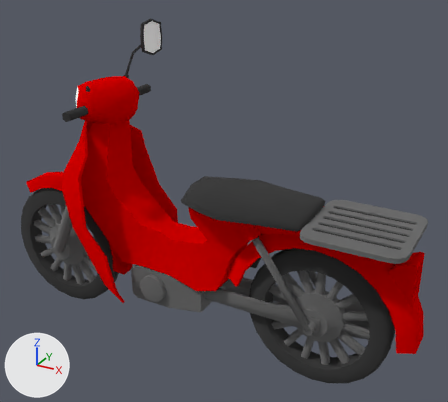
What one commit did to the Blender file Assets/_PROJECT/AssetSource/MotorcycleBase.blend.
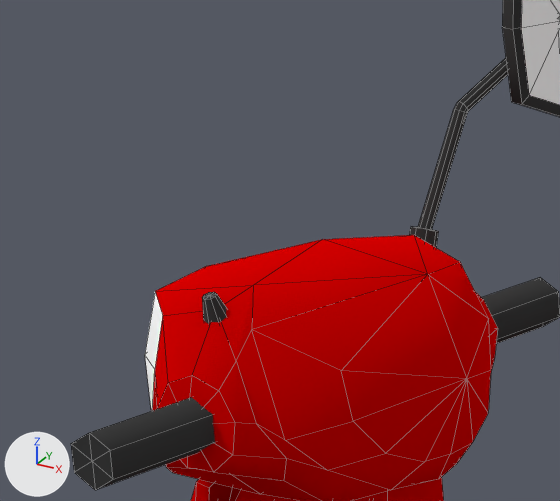
There are two pictures of each version: one whole from a camera (50 mm lens) standing at (0.613, -1.824, 1.551) and looking at (-0.431, 0.073, 0.603), one close up on the part from 11% to 34% of the width and 8% to 31% of the height. Lighting does not change. The marker at lower left points along +X, +Y and +Z. The older version's two pictures come first. The close-ups show mesh edges as thin lines.

Names of what the first close-up shows: 'Body', 'HandleBar'.
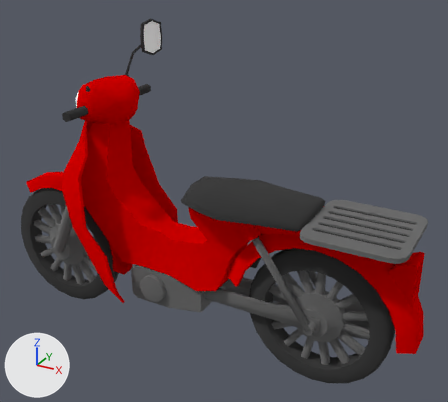
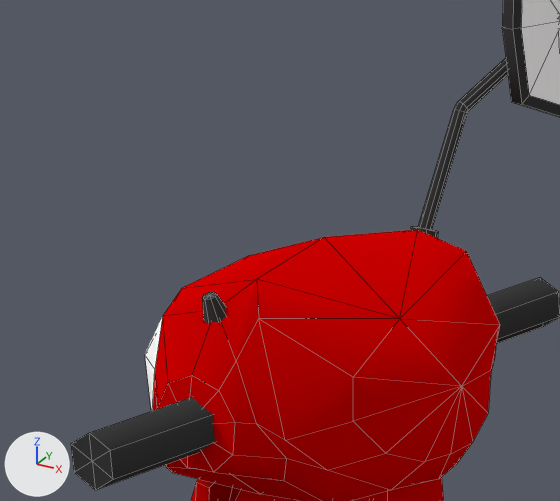
Where the change shows, as pixel boxes [x1, y1, x2, y2] in the close-ups (560 x 501 px; the box of a moved part takes in the faces that stretch with it):
part 1 of me_handle_bar, moved or reshaped
    before: [145, 235, 491, 462]
    after: [145, 230, 500, 462]

Patch to the scene script:
```diff
--- a/Assets/_PROJECT/AssetSource/MotorcycleBase.blend.py
+++ b/Assets/_PROJECT/AssetSource/MotorcycleBase.blend.py
@@ me_handle_bar @@
 # used by ob_handlebar; parent = ob_body; location = (0.412, 0.0, 0.875)
-me_handle_bar.from_pydata(...)  # 232 vertices, 266 faces, 12 loose edges; spans x -0.147..0.115, y -0.245..0.285, z -0.002..0.354
-me_handle_bar.vertices[7].co = (-0.089, 0.072, 0.136)
-me_handle_bar.vertices[8].co = (-0.105, 0.0, 0.137)  # pixel (206, 266)
-me_handle_bar.vertices[9].co = (0.088, 0.0, 0.153)  # pixel (427, 274)
-me_handle_bar.vertices[10].co = (0.0, 0.0, 0.167)  # pixel (322, 239)
-me_handle_bar.vertices[13].co = (0.115, 0.0, 0.085)  # pixel (466, 378)
-me_handle_bar.vertices[63].co = (0.01, 0.087, 0.155)  # pixel (414, 234)
-me_handle_bar.vertices[64].co = (0.075, 0.082, 0.104)  # pixel (488, 318)
-me_handle_bar.vertices[65].co = (0.029, 0.113, 0.133)  # pixel (460, 261)
-me_handle_bar.vertices[71].co = (-0.089, -0.072, 0.136)  # pixel (155, 291)
-me_handle_bar.vertices[122].co = (0.01, -0.087, 0.155)  # pixel (253, 285)
-me_handle_bar.vertices[123].co = (0.075, -0.082, 0.104)  # pixel (341, 370)
-me_handle_bar.vertices[124].co = (0.029, -0.113, 0.133)  # pixel (251, 329)
+me_handle_bar.from_pydata(...)  # 232 vertices, 266 faces, 12 loose edges; spans x -0.147..0.11, y -0.245..0.285, z -0.002..0.354
+# me_handle_bar part 1
+me_handle_bar.vertices[7].co = (-0.061, 0.076, 0.142)
+me_handle_bar.vertices[8].co = (-0.066, 0.0, 0.149)  # pixel (248, 255)
+me_handle_bar.vertices[9].co = (0.061, 0.0, 0.119)  # pixel (399, 318)
+me_handle_bar.vertices[10].co = (0.001, 0.0, 0.169)  # pixel (324, 237)
+me_handle_bar.vertices[13].co = (0.11, 0.0, 0.079)  # pixel (461, 386)
+me_handle_bar.vertices[63].co = (0.014, 0.087, 0.159)  # pixel (417, 229)
+me_handle_bar.vertices[64].co = (0.084, 0.082, 0.101)  # pixel (500, 324)
+me_handle_bar.vertices[65].co = (0.035, 0.113, 0.141)  # pixel (466, 251)
+me_handle_bar.vertices[71].co = (-0.061, -0.076, 0.142)  # pixel (181, 288)
+me_handle_bar.vertices[122].co = (0.014, -0.087, 0.159)  # pixel (256, 279)
+me_handle_bar.vertices[123].co = (0.084, -0.082, 0.101)  # pixel (353, 377)
+me_handle_bar.vertices[124].co = (0.035, -0.113, 0.141)  # pixel (258, 318)
 me_handle_bar.materials.append(mat_motorcycle_body)
```
